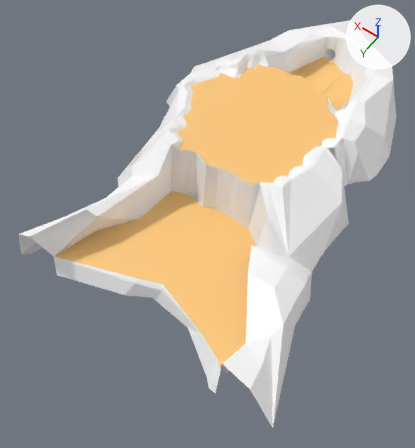
The FBX model LeyuGame/Assets/Models/Props/Level5/MOD_Level5V2_.fbx as it was, and as the next commit left it.
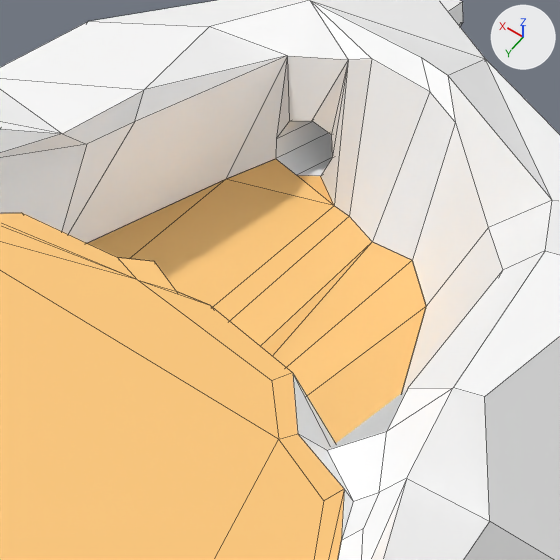
The first picture shows the older version from a camera (50 mm lens) standing at (-0.097, 0.153, 0.207) and looking at (0.006, 0.009, -0.02). The close-ups show both versions on the part from 65% to 91% of the width and 6% to 30% of the height of that picture; other places that the commit changed are outside them. The lights are fixed; the arrows at upper right show +X, +Y and +Z. The close-ups show mesh edges as thin lines. Where no turn or scale is listed for an object, it has been applied to the vertices.

In view in the first close-up: 'Lvl5Terrain', 'Lvl5floor'.
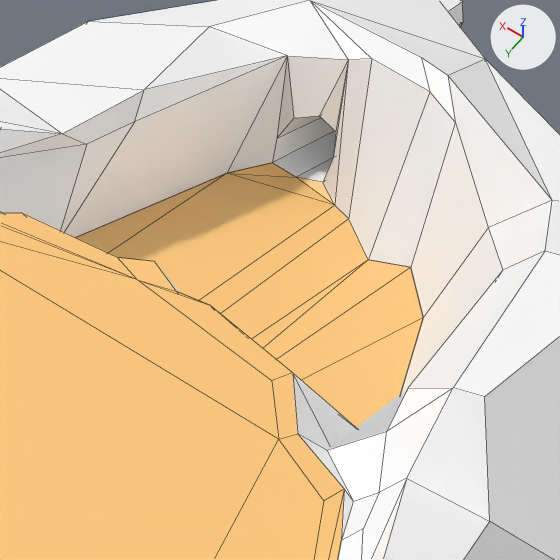
Location of each change, (x1, y1, x2, y2) in pixels of the close-ups (560 x 560 px; the box of a moved part takes in the faces that stretch with it):
'Lvl5floor', reshaped
    before: (0, 159, 426, 560)
    after: (0, 163, 423, 560)
part 1 of me_mesh, moved or reshaped
    both: (0, 56, 503, 447)
part 2 of me_mesh_001, moved or reshaped
    before: (88, 159, 426, 443)
    after: (76, 163, 423, 428)

The change, as a diff of the scene's bpy script:
```diff
--- a/LeyuGame/Assets/Models/Props/Level5/MOD_Level5V2_.fbx.py
+++ b/LeyuGame/Assets/Models/Props/Level5/MOD_Level5V2_.fbx.py
@@ me_mesh @@
 me_mesh.from_pydata(...)  # 325 vertices, 310 faces; spans x -0.075..0.071, y -0.155..0.082, z -0.019..0.029
 # used by ob_lvl5terrain; location = (0.0, 0.0, 0.0)
 # verts and faces of me_mesh; kept vertices keep their numbers, new ones are numbered from 325
 # before: 160 (0.007, -0.113, 0.013) at pixel (311, 120), 289 (0.02, -0.081, 0.009), 290 (0.016, -0.079, 0.006), 291 (0.005, -0.078, 0.007), 292 (0.002, -0.076, 0.007)
 # before: 293 (-0.003, -0.077, 0.007), 294 (-0.005, -0.076, 0.006), 295 (-0.007, -0.076, 0.007), 296 (-0.011, -0.077, 0.007), 297 (-0.022, -0.072, 0.004)
 # before: 298 (-0.015, -0.098, 0.008) at pixel (426, 306), 299 (-0.01, -0.105, 0.007) at pixel (412, 260), 300 (-0.005, -0.103, 0.008) at pixel (372, 241), 303 (0.005, -0.112, 0.007) at pixel (320, 176), 305 (0.01, -0.112, 0.007) at pixel (275, 158)
 # before: 306 (0.014, -0.108, 0.005) at pixel (225, 179)
+# me_mesh part 1
+for i in [160, 289, 306]: verts[i] += (0.0, 0.0, 0.001)
+for i in [291, 292, 293, 295, 296]: verts[i] += (0.0, 0.0, 0.003)
+verts[290] = (0.016, -0.079, 0.01)  # moved
+verts[294] = (-0.005, -0.076, 0.01)  # moved
+verts[297] = (-0.022, -0.072, 0.01)  # moved
+verts[298] = (-0.015, -0.098, 0.006)  # moved, pixel (423, 317)
+verts[300] = (-0.005, -0.103, 0.006)  # moved, pixel (368, 259)
+verts[299] = (-0.01, -0.105, 0.006)  # moved, pixel (410, 267)
+verts[303] = (0.004, -0.112, 0.007)  # moved, pixel (322, 182)
+verts[305] = (0.011, -0.112, 0.007)  # moved, pixel (272, 162)
 me_mesh.materials.append(mat_mat_level5)
@@ me_mesh_001 @@
 me_mesh_001.from_pydata(...)  # 114 vertices, 82 faces; spans x -0.047..0.047, y -0.093..0.093, z -0.013..0.013
 # used by ob_lvl5floor; location = (-0.0037, -0.0184, 0.0113)
 # verts and faces of me_mesh_001; kept vertices keep their numbers, new ones are numbered from 114
 # before: 0 (-0.002, -0.085, -0.003) at pixel (372, 241), 1 (-0.006, -0.087, -0.004) at pixel (412, 260), 2 (0.006, -0.091, -0.005) at pixel (334, 205), 3 (-0.011, -0.08, -0.004) at pixel (426, 306), 4 (-0.019, -0.054, -0.008)
 # before: 6 (0.018, -0.09, -0.006) at pixel (225, 179), 7 (0.014, -0.093, -0.004) at pixel (275, 158), 8 (0.009, -0.093, -0.004) at pixel (320, 176), 9 (0.011, -0.093, -0.005) at pixel (296, 175), 10 (0.024, -0.063, -0.003)
 # before: 11 (0.008, -0.059, -0.004), 12 (0.005, -0.058, -0.004), 13 (0.001, -0.058, -0.004), 14 (-0.001, -0.058, -0.005), 15 (-0.003, -0.058, -0.004)
 # before: 16 (-0.007, -0.058, -0.004), 111 (0.02, -0.061, -0.005)
+# me_mesh_001 part 2
+delete_vertices([6])  # with the faces that use them
+for i in [1, 3, 7]: verts[i] += (0.0, 0.0, -0.001)
+for i in [11, 12, 13, 15, 16]: verts[i] += (0.0, 0.0, 0.003)
+verts[0] = (-0.002, -0.085, -0.005)  # moved, pixel (368, 259)
+verts[4] = (-0.019, -0.054, -0.001)  # moved
+verts[8] = (0.008, -0.093, -0.005)  # moved, pixel (322, 182)
+verts[10] = (0.024, -0.063, -0.001)  # moved
+verts[14] = (-0.001, -0.058, -0.001)  # moved
+verts[111] = (0.02, -0.061, -0.001)  # moved
+verts[114] = (0.018, -0.09, -0.005)  # pixel (226, 173)
+faces += [(2, 114, 111, 11), (7, 114, 9), (10, 111, 114), (2, 9, 114)]
 me_mesh_001.materials.append(mat_mat_level5_floor)
```
